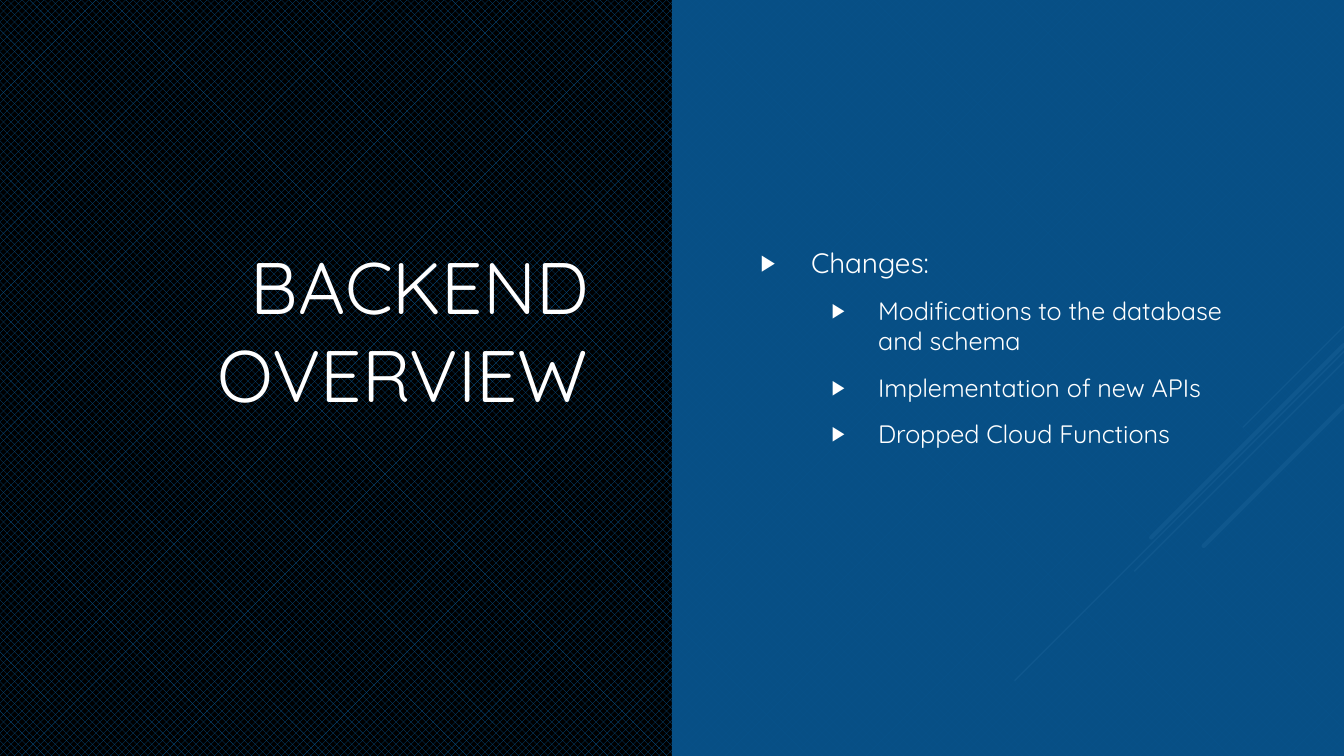
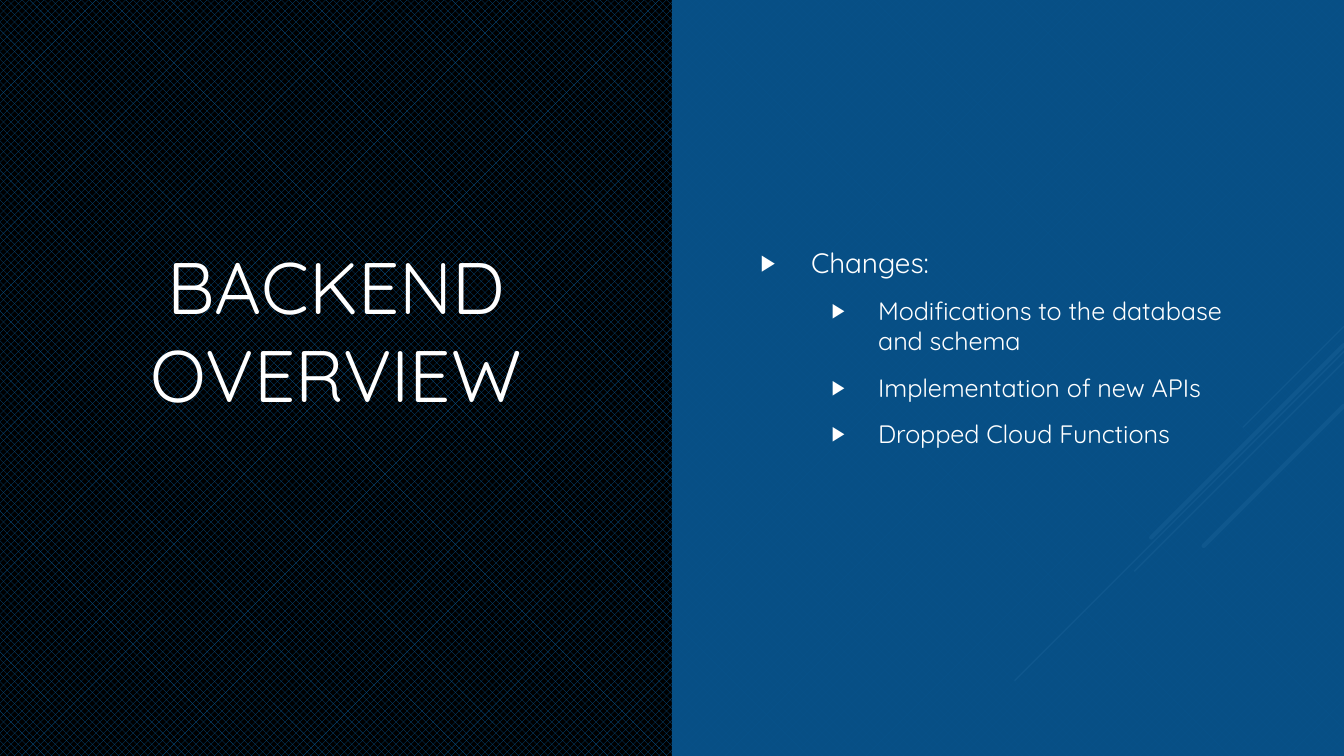
Before and after one commit to aedwards17/PolitiPulse, a slide deck: slide 14 of documents/UpdatesPres.pptx. Drawn at 1344x756 pixels with LibreOffice and Linux fonts; fonts in the diff are those of the drawing. Boxes give left, top, right and bottom in pixels: in the first picture for what was removed or moved away, otherwise in the second. Text is boxed around its words. In the diff, an @@ line names an element or a change of style, - is before the commit and + after.

```diff
--- a/documents/UpdatesPres.pptx
+++ b/documents/UpdatesPres.pptx
@@ title "BACKEND OVERVIEW" at (151,239,522,421): alignment right to centre @@
```
Also in this commit, not shown: 2 other slides changed.
